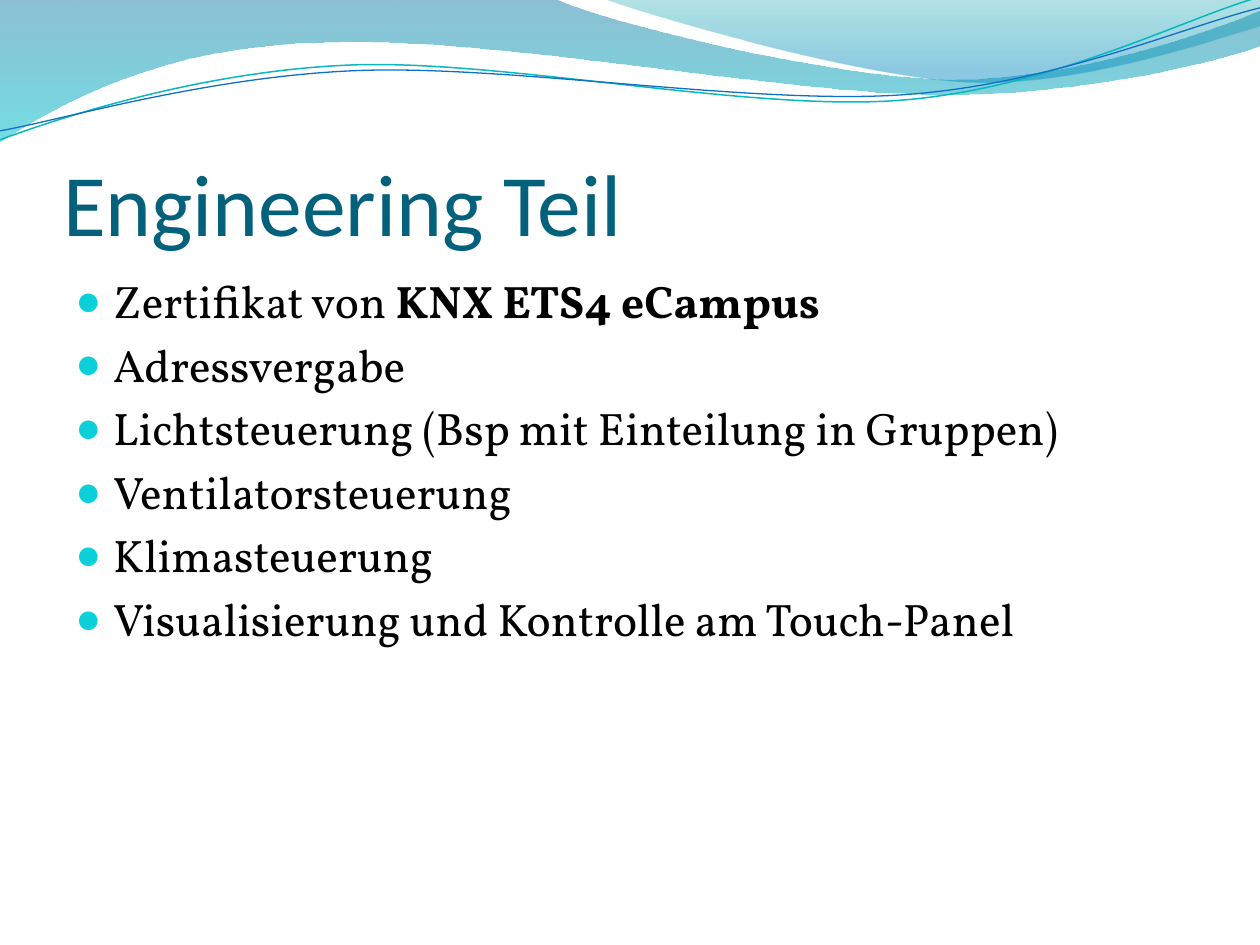
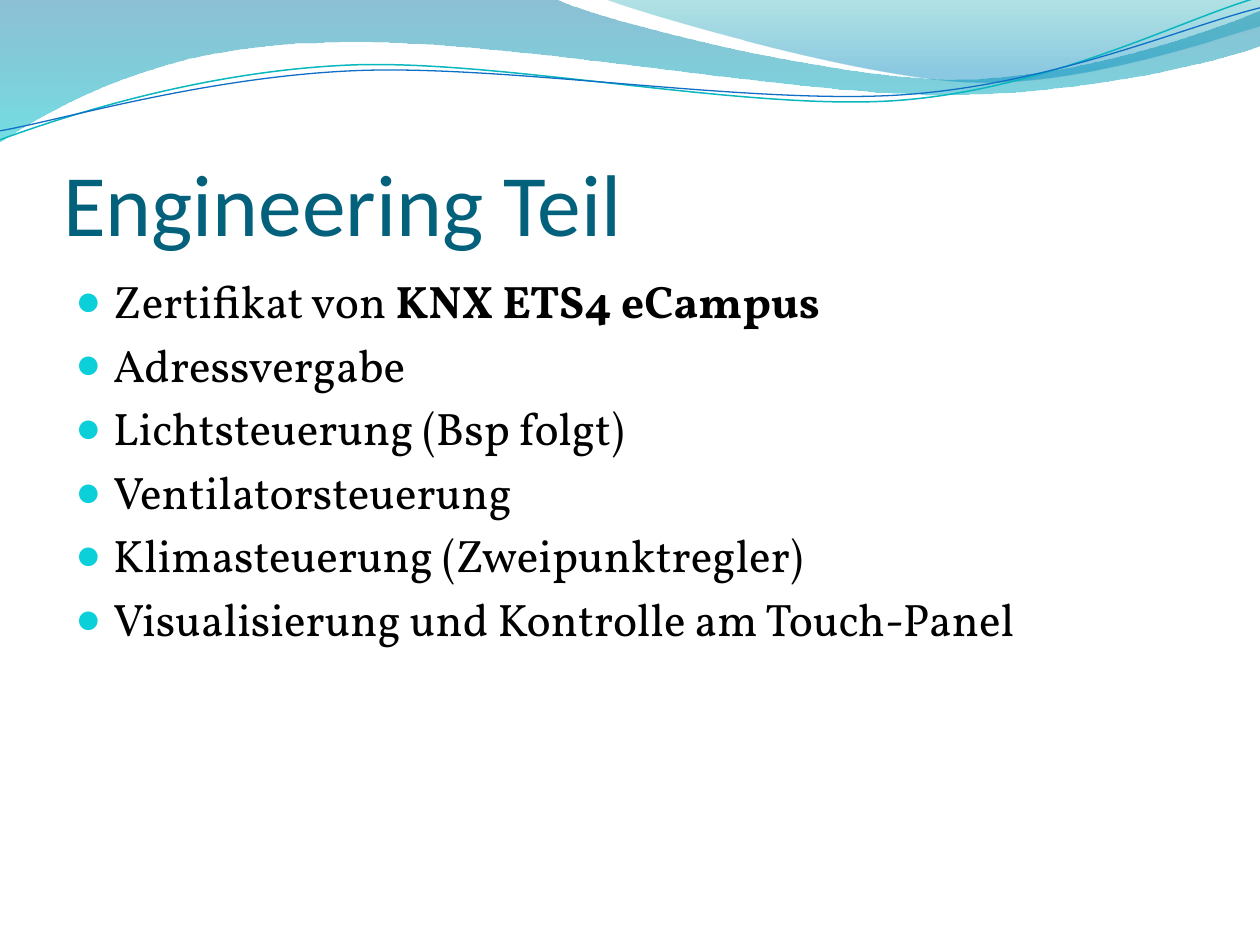
Before and after one commit to thomasfruehwirth/HBA, a slide deck: slide 7 of Praesentation/HBA_KNX_Frueh.pptx (slide 5 before the commit). Drawn at 1260x945 pixels with LibreOffice and Linux fonts; fonts in the diff are those of the drawing; background and template pictures are left out. Boxes give left, top, right and bottom in pixels: in the first picture for what was removed or moved away, otherwise in the second. Text is boxed around its words. In the diff, an @@ line names an element or a change of style, - is before the commit and + after.

Commit message:
erster Teil der Präsentation fertig. Demovideo zu ETS hinzugefügt

```diff
--- a/Praesentation/HBA_KNX_Frueh.pptx
+++ b/Praesentation/HBA_KNX_Frueh.pptx
@@ text at <box>113,411,624,458</box>: text changed @@
-● Lichtsteuerung (Bsp mit Einteilung in Gruppen)
+● Lichtsteuerung (Bsp folgt)
@@ text at <box>113,538,803,585</box>: text changed @@
-● Klimasteuerung
+● Klimasteuerung (Zweipunktregler)
```
Also in this commit, not shown: 1 other slide changed, 4 slides added, 2 slides removed, 2 other files.
